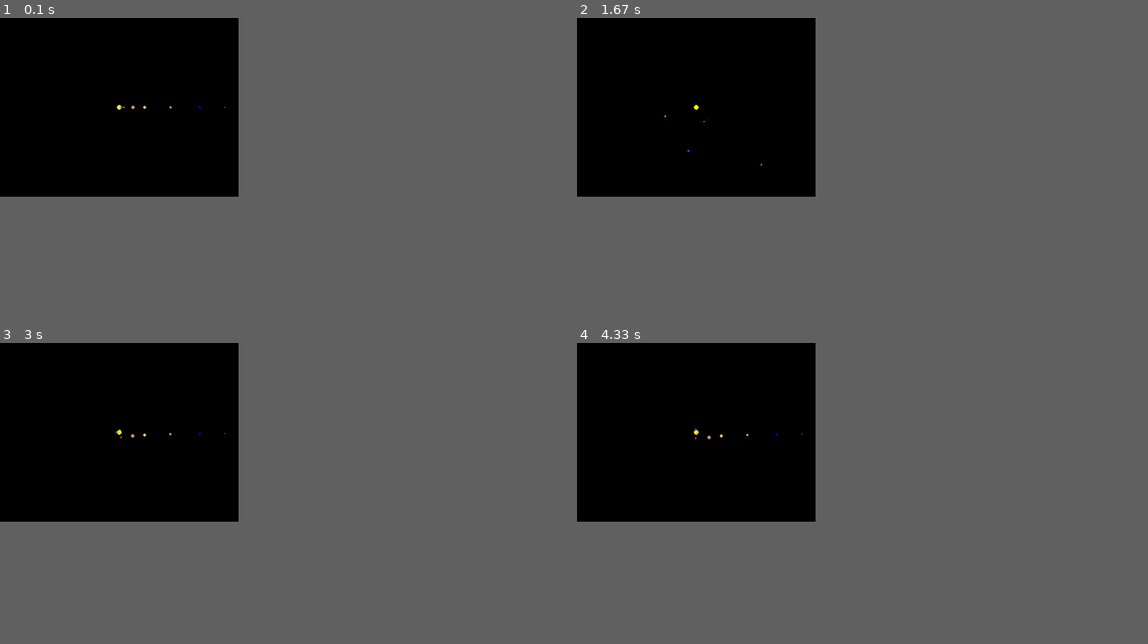
Above: before the commit, frames 1-4 (two rows, left to right).
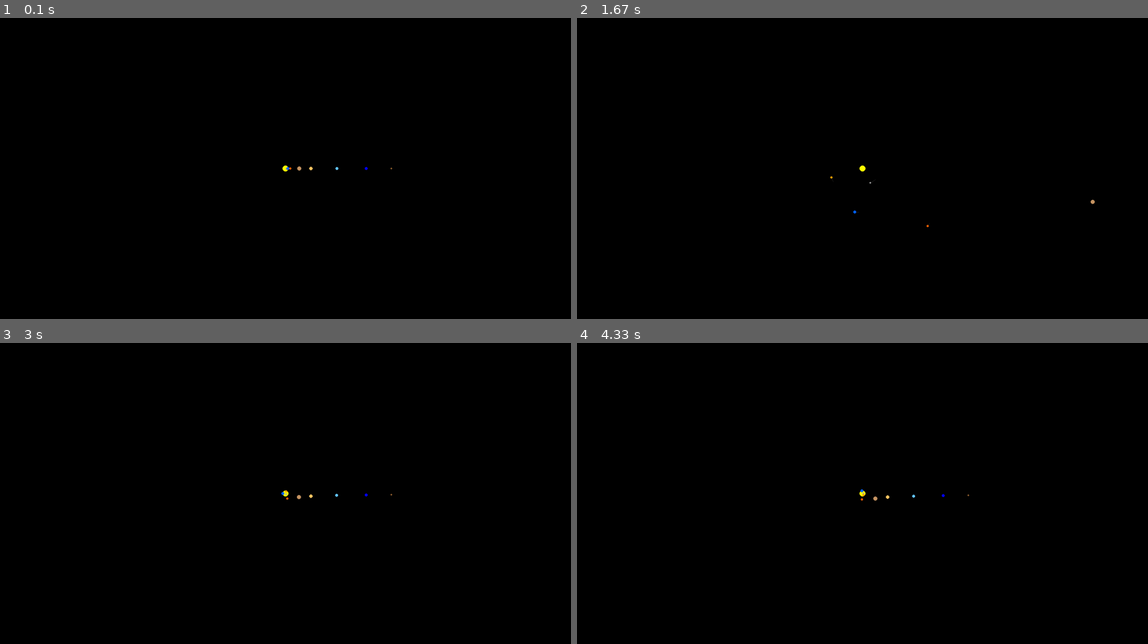
Above: after the commit, the same moments.

Repository: tvnisxq/Planetary-Orbits-using-Pygame
Game: pygame game, started from src/main.py
The game is run twice, just before and just after one commit, with the same random seed, the same clock (stepped at 60 frames per second) and the same inputs.
Inputs:
- Up to frame 1 (0.1 s): no input
- Up to frame 2 (1.67 s): tap Z at 0.33, 0.73, 1.03, 1.23, 1.57 s
- Up to frame 3 (3 s): tap Z at 1.87, 2.07, 2.37, 2.63, 2.97 s
- Up to frame 4 (4.33 s): tap Z at 3.27, 3.4, 3.8, 4.1 s
The window is 376x282 before the commit and 900x475 after it. Grey fills any space a smaller window leaves; there, only what the larger window draws over its background counts as a difference.

The runs differ from the first frame. In frame 1, less than 0.1% of the frame differs, in the area x 20-69%, y 28-52%; in frame 2, less than 0.1%; in frame 3, less than 0.1%, in the area x 20-69%, y 28-53%; in frame 4, less than 0.1%.

Commit message:
Commit: Made changes in the dimensions.

Diff:
--- a/src/main.py
+++ b/src/main.py
@@ -1,10 +1,9 @@
-
-#? Importing necessary modules.
+# Importing necessary modules.
 import math
 import pygame
 
 pygame.init()
-WIDTH, HEIGHT = 800, 600
+WIDTH, HEIGHT = 1910, 1010
 screen = pygame.display.set_mode((WIDTH, HEIGHT))
 pygame.display.set_caption("Planetary Simulation")
 clock = pygame.time.Clock()
@@ -83,16 +82,16 @@
 
 bodies = [
     # Sun -> (1.989e30 kg, 8 pixel radius (not used in calculations, just visual))
-    Body(0, 0, 0, 0, 1.9899e30, 8, (255, 255, 0)),
-    Body(5.79e10, 0, 0, 47360, 3.301e23, 2, (169, 169, 169)),  # Mercury
-    Body(1.082e11, 0, 0, 35020, 4.867e24, 3, (255, 165, 0)),  # Venus
-    Body(1.496e11, 0, 0, 29780, 5.972e24, 4, (0, 100, 255)),  # Earth
-    Body(2.79e11, 0, 0, 24077, 6.39e23, 3, (255, 100, 0)),  # Mars (fixed magnitude formatting)
-    Body(7.786e11, 0, 0, 13070, 1.898e27, 6, (200, 150, 100)),  # Jupiter
-    Body(1.432e12, 0, 0, 9680, 5.683e26, 5, (250, 200, 100)),  # Saturn
-    Body(2.867e12, 0, 0, 6810, 8.681e25, 4, (100, 200, 255)),  # Uranus
-    Body(4.515e12, 0, 0, 5430, 1.024e26, 4, (0, 0, 255)),  # Neptune
-    Body(5.906e12, 0, 0, 4670, 1.309e22, 2, (150, 100, 50)),  # Pluto
+    Body(0, 0, 0, 0, 1.9899e30, 10, (255, 255, 0)),
+    Body(5.79e10, 0, 0, 47360, 3.301e23, 3, (169, 169, 169)),  # Mercury
+    Body(1.082e11, 0, 0, 35020, 4.867e24, 4, (255, 165, 0)),  # Venus
+    Body(1.496e11, 0, 0, 29780, 5.972e24, 5, (0, 100, 255)),  # Earth
+    Body(2.79e11, 0, 0, 24077, 6.39e23, 4, (255, 100, 0)),  # Mars (fixed magnitude formatting)
+    Body(7.786e11, 0, 0, 13070, 1.898e27, 7, (200, 150, 100)),  # Jupiter
+    Body(1.432e12, 0, 0, 9680, 5.683e26, 6, (250, 200, 100)),  # Saturn
+    Body(2.867e12, 0, 0, 6810, 8.681e25, 5, (100, 200, 255)),  # Uranus
+    Body(4.515e12, 0, 0, 5430, 1.024e26, 5, (0, 0, 255)),  # Neptune
+    Body(5.906e12, 0, 0, 4670, 1.309e22, 3, (150, 100, 50)),  # Pluto
 ]
 
 running = True
Not shown, added: .gitignore
